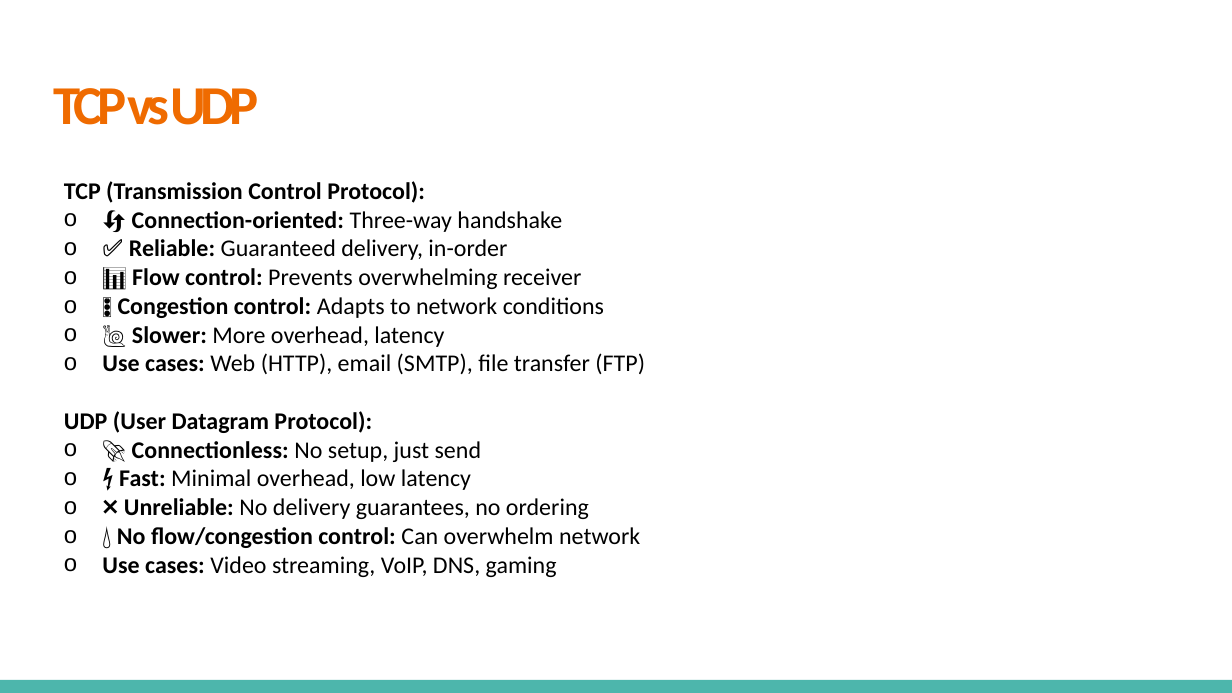
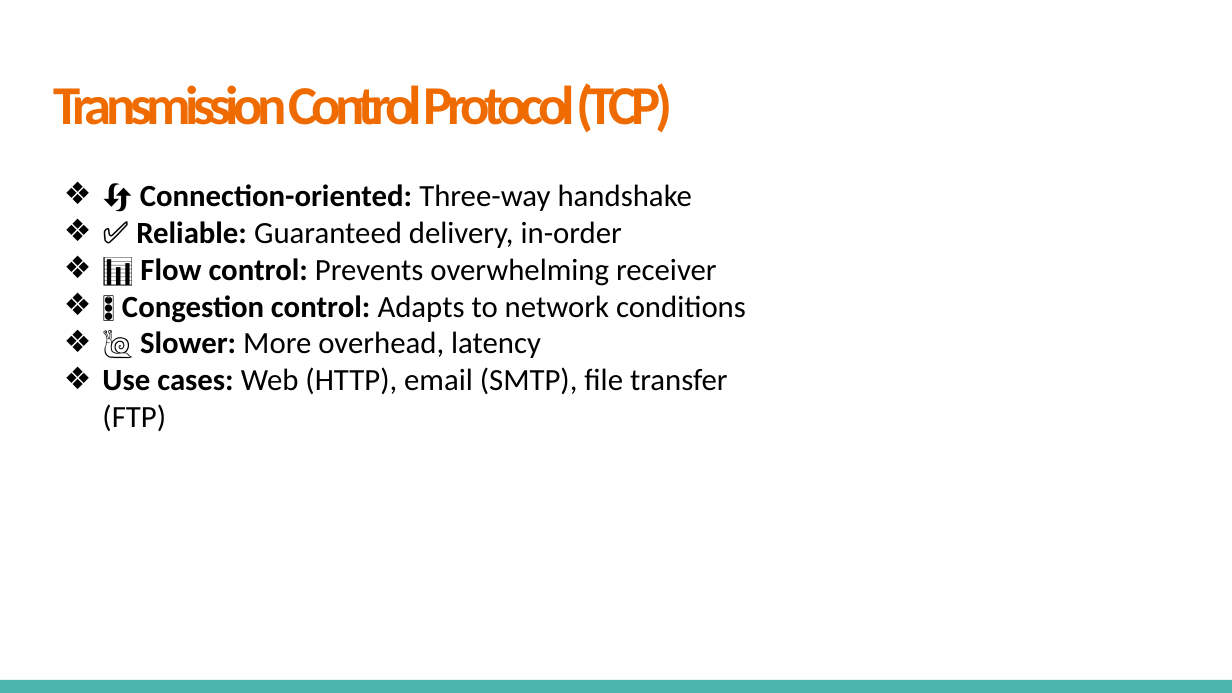
Before and after one commit to VikashChauhan51/system-design, a slide deck: slide 10 of High Level System Design/Fundamentals/4. Communication Networks and Protocols/Communication Networks & Protocols.pptx (slide 7 before the commit). Drawn at 1232x693 pixels with LibreOffice and Linux fonts; fonts in the diff are those of the drawing. Boxes give left, top, right and bottom in pixels: in the first picture for what was removed or moved away, otherwise in the second. Text is boxed around its words. In the diff, an @@ line names an element or a change of style, - is before the commit and + after.

Commit message:
networks  communication and protocols

```diff
--- a/High Level System Design/Fundamentals/4. Communication Networks and Protocols/Communication Networks & Protocols.pptx
+++ b/High Level System Design/Fundamentals/4. Communication Networks and Protocols/Communication Networks & Protocols.pptx
@@ title at [54,83,672,132]: text changed @@
-TCP vs UDP
+Transmission Control Protocol (TCP)
@@ text "🔄 Connection-oriented: Three-way handshake" at [102,184,746,431]: size 14 to 18 pt; bullet o to ❖ @@
@@ text at [64,181,425,203]: paragraph removed @@
-TCP (Transmission Control Protocol):
@@ text at [64,411,640,577]: paragraphs removed @@
-UDP (User Datagram Protocol):
-o 🚀 Connectionless: No setup, just send
-o ⚡ Fast: Minimal overhead, low latency
-o ❌ Unreliable: No delivery guarantees, no ordering
-o 💧 No flow/congestion control: Can overwhelm network
-o Use cases: Video streaming, VoIP, DNS, gaming
```
Also in this commit, not shown: 4 other slides changed, 24 slides added, 1 slide removed.
